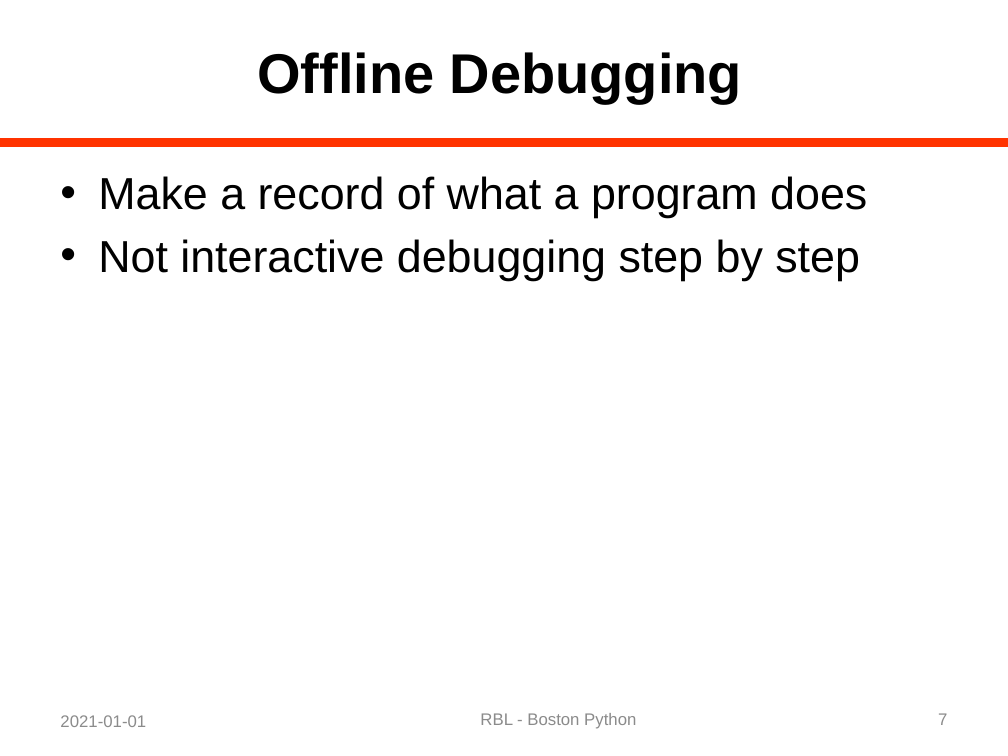
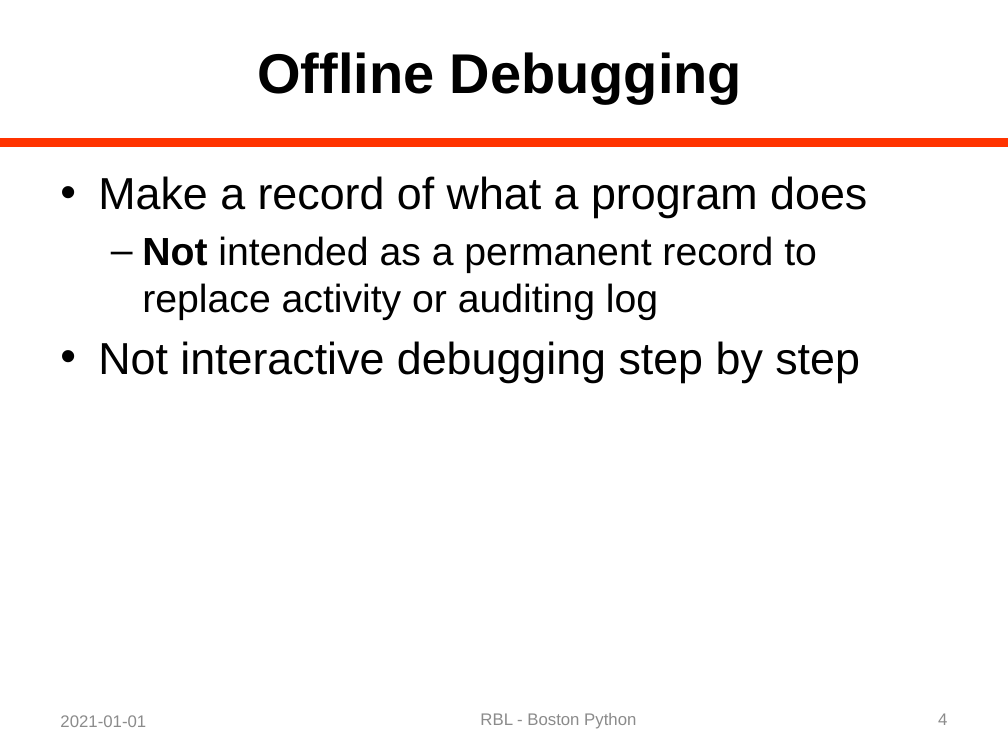
Before and after one commit to rblandau/NewTrace, a slide deck: slide 4 of docs/OfflineDebugging/A Dinosaur and a Python 02.pptx (slide 7 before the commit). Drawn at 1008x756 pixels with LibreOffice and Linux fonts; fonts in the diff are those of the drawing. Boxes give left, top, right and bottom in pixels: in the first picture for what was removed or moved away, otherwise in the second. Text is boxed around its words. In the diff, an @@ line names an element or a change of style, - is before the commit and + after.

```diff
--- a/docs/OfflineDebugging/A Dinosaur and a Python 02.pptx
+++ b/docs/OfflineDebugging/A Dinosaur and a Python 02.pptx
@@ text at (x1=142, y1=236, x2=817, y2=320): paragraph added @@
+  – Not intended as a permanent record to replace activity or auditing log
@@ page number at (x1=938, y1=713, x2=947, y2=725): text changed @@
-7
+4
```
Also in this commit, not shown: 7 other slides changed, 4 slides added, 5 other files.
